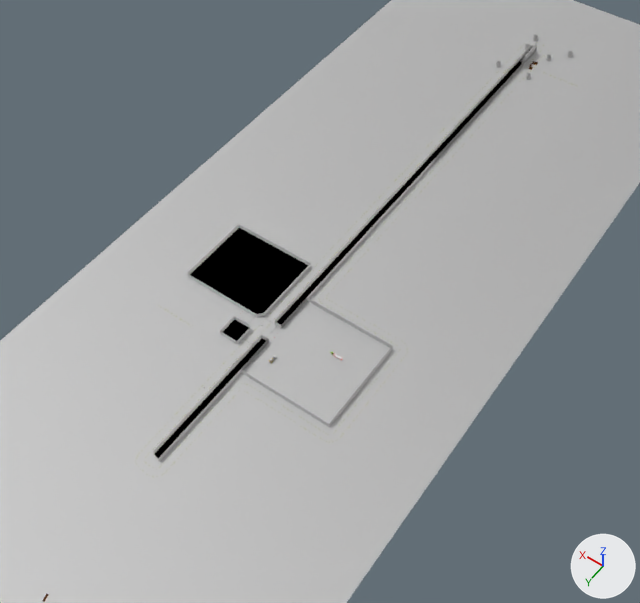
Two versions of the Blender file PPI_PWestCircularRoad_Bay9_rev10_truck.blend, one commit apart.
Both versions are drawn from a 50 mm camera at (-299.0, 346.0, 668.0) aimed at (27.0, -111.0, -50.0). Lighting does not change. The marker at lower right points along +X, +Y and +Z.

Objects in the first picture: 'Bulding_Floor', 'Ground'.
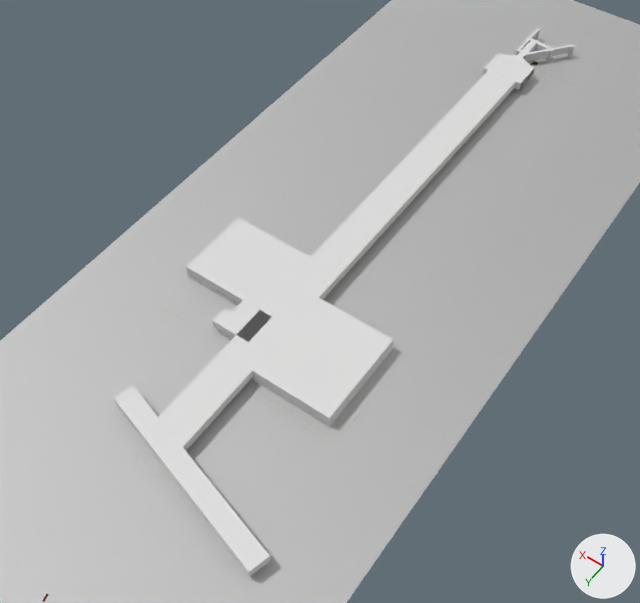
Changed parts and their boxes [x1, y1, x2, y2] in the pictures (640 x 603 px):
'Building_Roof', shown: after [114, 28, 575, 577]
'Bulding_Floor', unchanged, covered by the edit: before [153, 35, 573, 461]; after [153, 37, 573, 461]

The edits, one by one:
Object 'Building_Roof' (ob_building_roof) is now shown.
